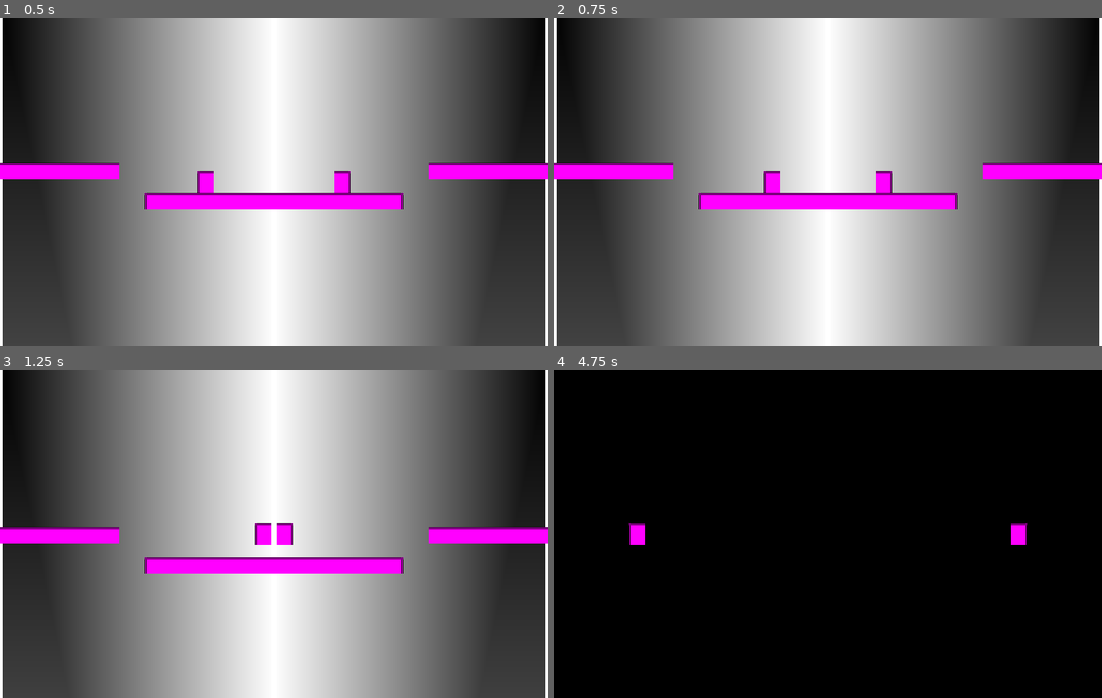
Above: before the commit, frames 1-4 (two rows, left to right).
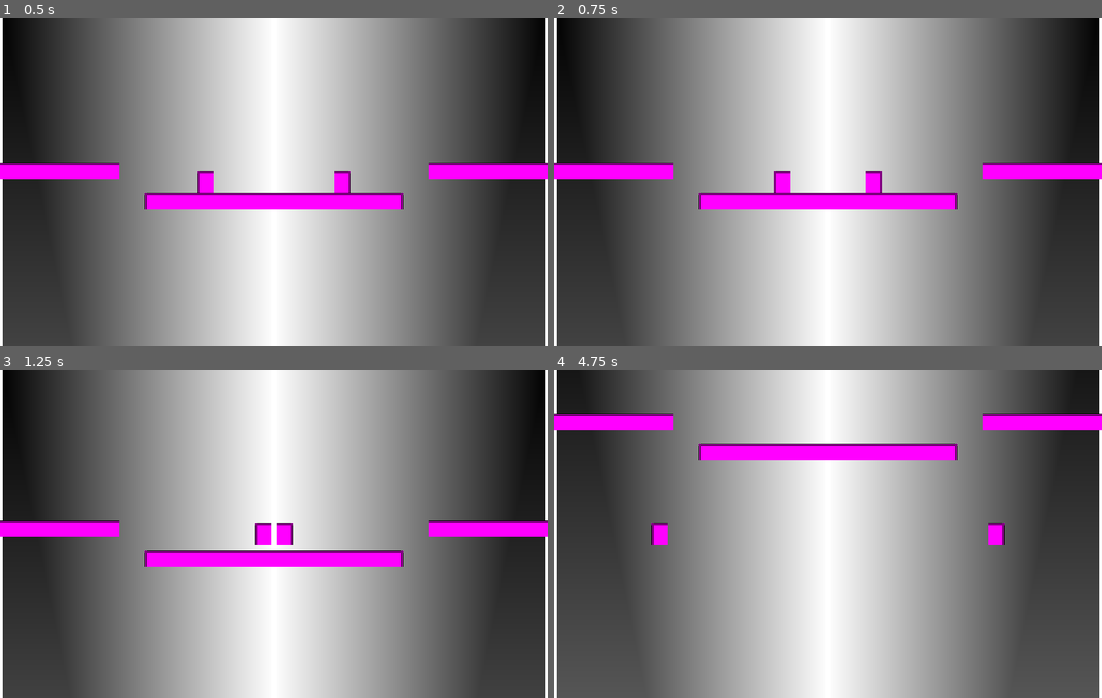
Above: after the commit, the same moments.

Repository: dotevie/SplittingImage
Game: Godot game, scene res://test_scene.tscn
Same seed, same stepped clock (60 frames per second), same inputs: the game is played once before the commit and once after it.
Inputs:
- Up to frame 1 (0.5 s): no input
- Up to frame 2 (0.75 s): hold Right (move_right) from 0.53 s (still down)
- Up to frame 3 (1.25 s): keep holding Right (move_right); tap Up (jump) at 0.77 s
- Up to frame 4 (4.75 s): release Right (move_right) at 1.28 s; hold Left (move_left) 1.28-2.03 s; tap Up (jump) at 1.52, 3.02, 3.77, 4.52 s; hold Right (move_right) 2.03-3.53 s; hold Left (move_left) from 3.53 s (still down)

Frame 1 is identical in both runs. In frame 2, 0.5% of the frame differs, in the area x 38-62%, y 46-54%; in frame 3, 4.4%; in frame 4, 99%, in the area x 0-100%, y 0-100%.

Commit message:
Friction helps when reversing direction

Diff:
--- a/scripts/player.gd
+++ b/scripts/player.gd
@@ -2,8 +2,8 @@
 
 @export var cam:Camera2D
 
-const FLOOR_ACCEL = 1000
-const FLOOR_DEACCEL = 500
+const FLOOR_ACCEL = 2000
+const FLOOR_DEACCEL = 2000
 const AIR_ACCEL = 800
 const AIR_DEACCEL = 400
 const MAX_VELOCITY = 256
@@ -58,12 +58,18 @@
 	if on_floor:
 		# Process logic when character is on floor.
 		if move_left and not move_right:
-			velocity.x = maxf(-MAX_VELOCITY,velocity.x - FLOOR_ACCEL*step)
+			if velocity.x <= 0:
+				velocity.x = maxf(-MAX_VELOCITY,velocity.x - FLOOR_ACCEL*step)
+			else:
+				velocity.x = maxf(-MAX_VELOCITY,velocity.x - (FLOOR_ACCEL + FLOOR_DEACCEL)*step)
 		elif move_right and not move_left:
-			velocity.x = minf(MAX_VELOCITY,velocity.x + FLOOR_ACCEL*step)
+			if velocity.x >= 0:
+				velocity.x = minf(MAX_VELOCITY,velocity.x + FLOOR_ACCEL*step)
+			else:
+				velocity.x = minf(MAX_VELOCITY,velocity.x + (FLOOR_ACCEL + FLOOR_DEACCEL)*step)
 		else:
 			#reduce magnitude of horizontal movement by floor deaccel
-			velocity.x = signf(velocity.x) * minf(absf(velocity.x) - FLOOR_DEACCEL*step,0)
+			velocity.x = signf(velocity.x) * maxf(absf(velocity.x) - FLOOR_DEACCEL*step,0)
 
 		# Check jump.
 		if not jumping and start_jump:
@@ -73,12 +79,18 @@
 	else:
 		# Process logic when the character is in the air.
 		if move_left and not move_right:
-			velocity.x = maxf(-MAX_VELOCITY,velocity.x - AIR_ACCEL*step)
+			if velocity.x <= 0:
+				velocity.x = maxf(-MAX_VELOCITY,velocity.x - AIR_ACCEL*step)
+			else:
+				velocity.x = maxf(-MAX_VELOCITY,velocity.x - (AIR_ACCEL + AIR_DEACCEL)*step)
 		elif move_right and not move_left:
-			velocity.x = minf(MAX_VELOCITY,velocity.x + AIR_ACCEL*step)
+			if velocity.x >= 0:
+				velocity.x = minf(MAX_VELOCITY,velocity.x + AIR_ACCEL*step)
+			else:
+				velocity.x = minf(MAX_VELOCITY,velocity.x + (AIR_ACCEL + AIR_DEACCEL)*step)
 		else:
-			#reduce magnitude of horizontal movement by floor deaccel
-			velocity.x = signf(velocity.x) * minf(absf(velocity.x) - FLOOR_DEACCEL*step,0)
+			#reduce magnitude of horizontal movement by air deaccel
+			velocity.x = signf(velocity.x) * maxf(absf(velocity.x) - AIR_DEACCEL*step,0)
 
 	velocity += state.get_total_gravity() * step
 	state.set_linear_velocity(velocity)
